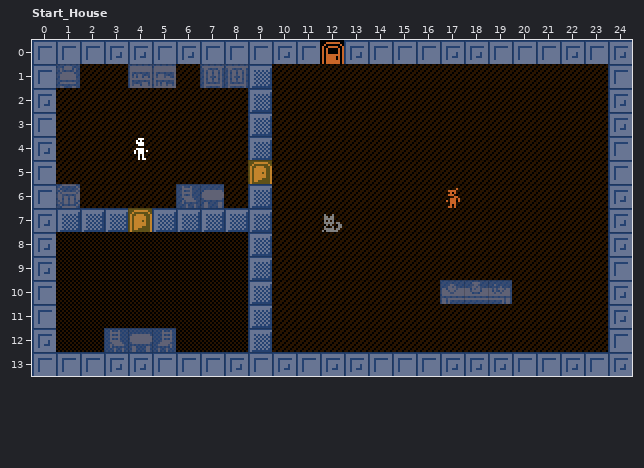
A LDtk project gets an edit: assets/tilemap.ldtk. The picture above was drawn from the file before the commit.
Cells are 12x12 px. Shown: Start_House x 0..24, y 0..13.
The same view after the edit:
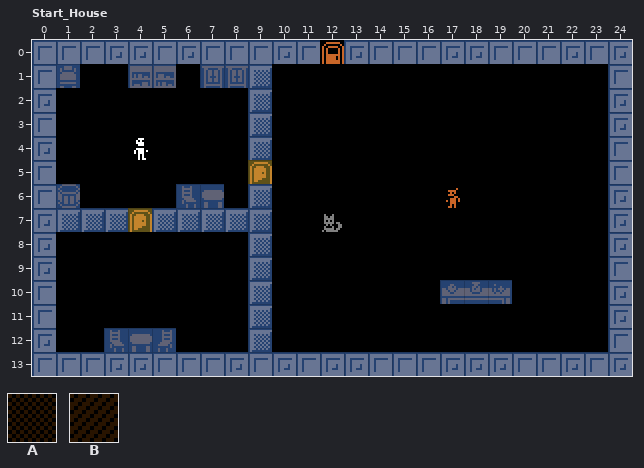
Key: from "Tileset": A 1031, B 1033.
_ is an empty cell, . an unchanged one.
The edit:
--- layer "Background" (removed)
@@ x 1..23 @@
- 1 BBBBBBBB.BBBBBBBBBBBBBB
- 2 BBBBBBBB.BBBBBBBBBBBBBB
- 3 BBBBBBBB.BBBBBBBBBBBBBB
- 4 BBBBBBBB.BBBBBBBBBBBBBB
- 5 BBBBBBBB.BBBBBBBBBBBBBB
- 6 BBBBBBBB.BBBBBBBBBBBBBB
- 7 .........BBBBBBBBBBBBBB
- 8 AAAAAAAA.BBBBBBBBBBBBBB
- 9 AAAAAAAA.BBBBBBBBBBBBBB
-10 AAAAAAAA.BBBBBBBBBBBBBB
-11 AAAAAAAA.BBBBBBBBBBBBBB
-12 AAAAAAAA.BBBBBBBBBBBBBB
+ 1 ________.______________
+ 2 ________.______________
+ 3 ________.______________
+ 4 ________.______________
+ 5 ________.______________
+ 6 ________.______________
+ 7 .........______________
+ 8 ________.______________
+ 9 ________.______________
+10 ________.______________
+11 ________.______________
+12 ________.______________
Boxes around the changes in both pictures, in picture pixels (x1, y1, x2, y2):
removed: (56, 64, 248, 208)
removed: (272, 64, 608, 352)
removed: (56, 232, 248, 352)
